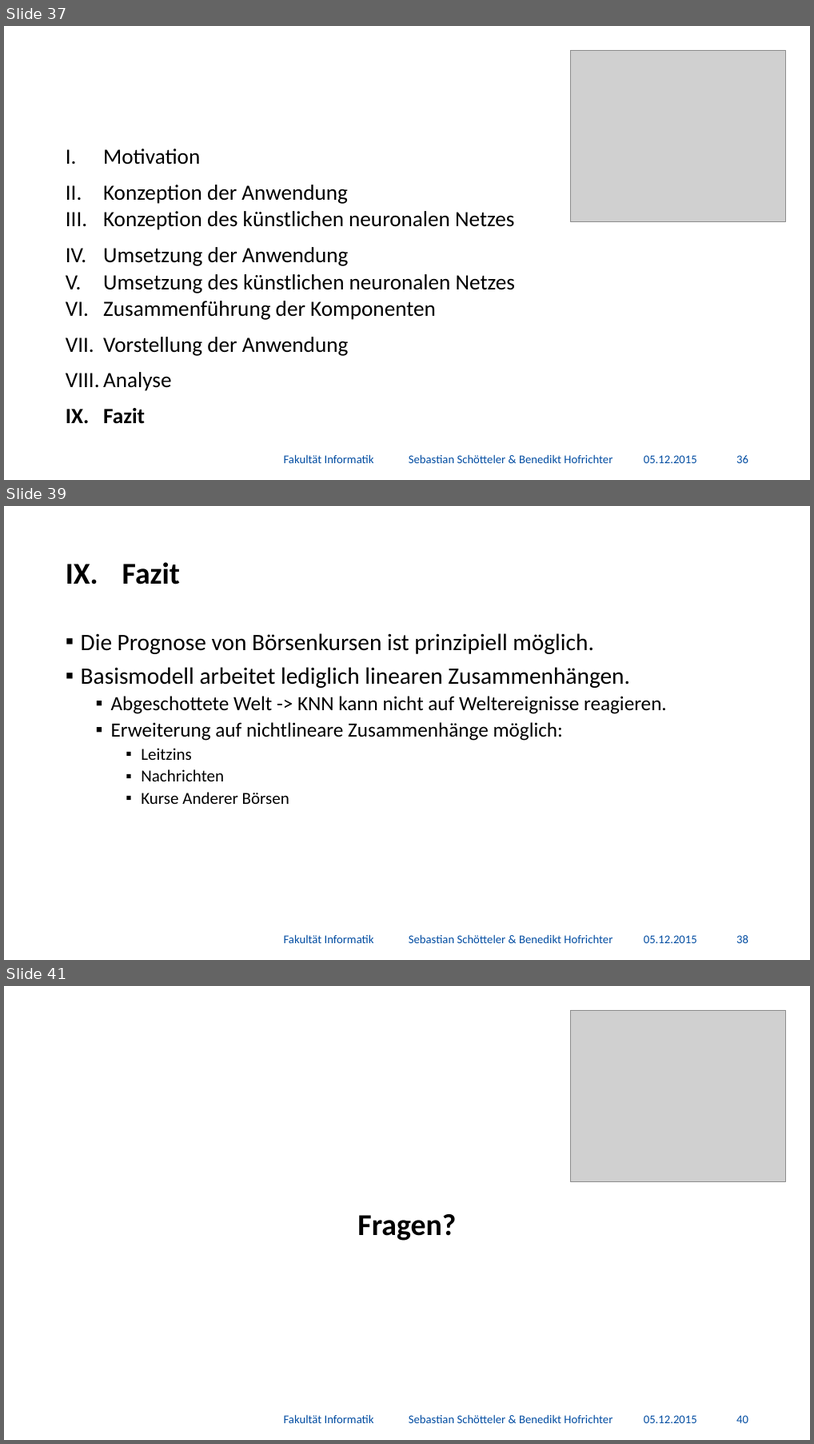
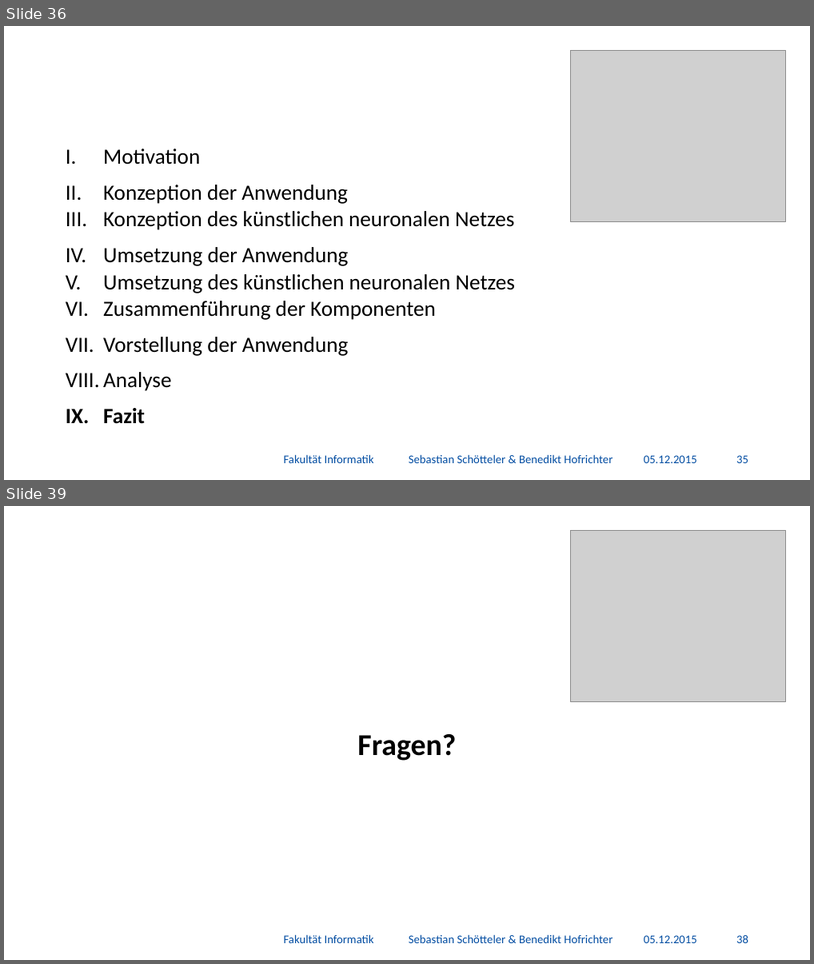
Before and after one commit to BenediktGitGit/soco15, a slide deck: 3b) Vortrag/Präsentation.pptx. Shown one above the other, each under a label of ours: slides 37, 39 and 41 before the commit, slides 36 and 39 after it; the slides between them are not shown. The pictures are 814x1444 and 814x964 pixels, drawn with LibreOffice and Linux fonts; fonts in the diff are those of the drawing; grey boxes stand for pictures; background and template pictures are left out. Boxes give left, top, right and bottom in pixels: in the first picture for what was removed or moved away, otherwise in the second. Text is boxed around its words. In the diff, an @@ line names an element or a change of style, - is before the commit and + after.

```diff
--- a/3b) Vortrag/Präsentation.pptx
+++ b/3b) Vortrag/Präsentation.pptx
@@ slide 39 removed at (4, 506, 810, 960), background #FFFFFF @@
@@ title removed at (122, 562, 180, 584) @@
-IX. Fazit
@@ text removed at (81, 633, 667, 804) @@
-▪ Die Prognose von Börsenkursen ist prinzipiell möglich.
-▪ Basismodell arbeitet lediglich linearen Zusammenhängen.
-  ▪ Abgeschottete Welt -> KNN kann nicht auf Weltereignisse reagieren.
-  ▪ Erweiterung auf nichtlineare Zusammenhänge möglich:
-    ▪ Leitzins
-    ▪ Nachrichten
-    ▪ Kurse Anderer Börsen
@@ text removed at (284, 934, 613, 943) @@
-Fakultät Informatik Sebastian Schötteler & Benedikt Hofrichter
@@ text removed at (644, 935, 698, 943) @@
-05.12.2015
@@ page number removed at (737, 935, 749, 943) @@
-38
@@ what was slide 37 is now slide 36 @@
@@ page number at (737, 455, 749, 463): text changed @@
-36
+35
@@ what was slide 41 is now slide 39 @@
@@ page number at (737, 935, 749, 943): text changed @@
-40
+38
```
Also in this commit, not shown: 6 slides changed, 1 other slide removed, 1 other file.
